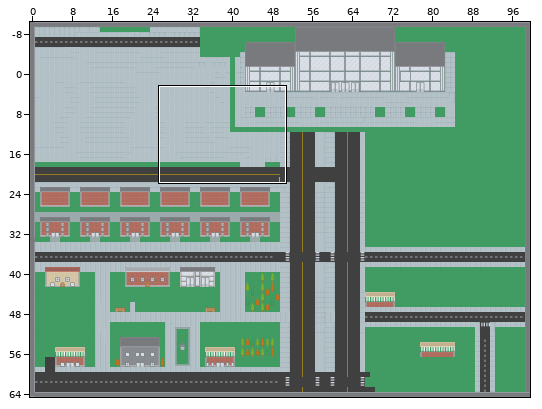
Tiled map: libgdx/android/assets/house_road.tmx. The picture above shows the old version from afar; the outline marks the close-up.
Close-up. The starting point:
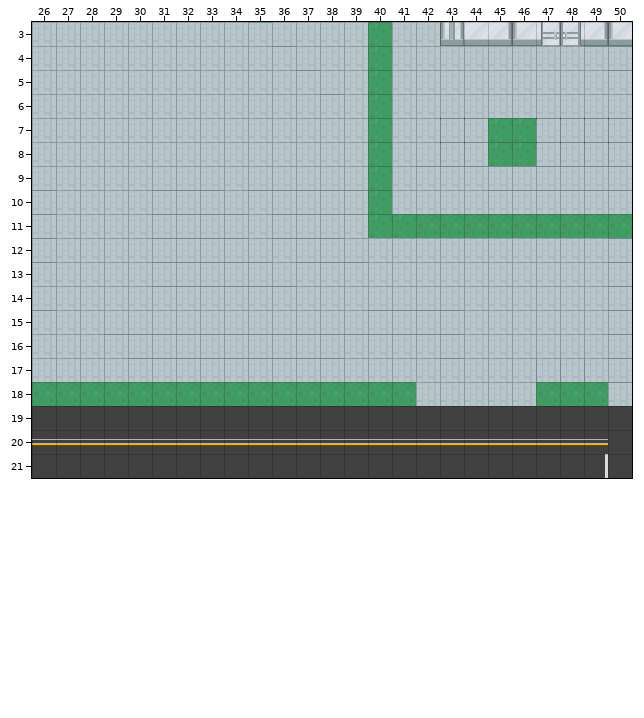
Cells are 16x16 px. Shown: x 26..50, y 3..21. The commit also changed other parts of the map, which this record leaves out. The old version is drawn lined up with the new one.
The result:
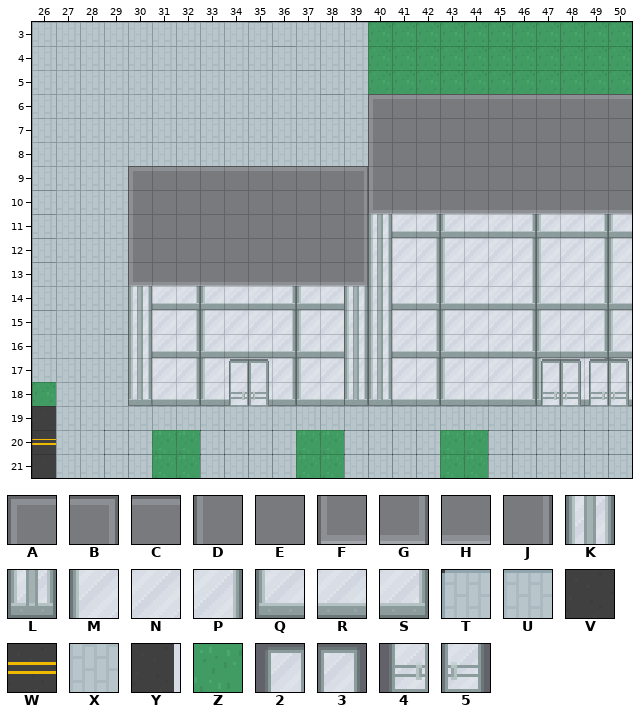
Key: from "roguelikeCity_magenta": A 8, B 9, C 10, D 11, E 14, F 45, G 46, H 47, J 48, K 271, L 308, M 346, N 347, P 348, Q 383, R 384, S 385, T 709, U 710, V 714, W 716, X 747, Y 794, Z 889, 2 911, 3 912, 4 948, 5 949.
_ is an empty cell, # one hidden under a higher layer.
Diff:
map size 100x75 -> 100x65 cells (old content now starts at 0,-10; both pictures use the new coordinates)
Layer "road":
y 3: x 41..50 XX######## -> __________
y 4: x 41..50 XXXXXXXXUU -> __________
y 5: x 41..50 XXXXXXXXXU -> __________
y 18: x 27..29 ___ -> XXX; x 42 X -> #; x 44..46 XXX -> ###
y 19: x 27..50 VVVVVVVVVVVVVVVVVVVVVVVV -> XXXXXXXXXXXXXXXXXXXXXXXX
y 20: x 27..50 WWWWWWWWWWWWWWWWWWWWWWWV -> XXTTZZTTTTZZTTTTZZTTTTTT
y 21: x 27..50 VVVVVVVVVVVVVVVVVVVVVVYV -> XXTTZZTTTTZZTTTTZZTTTTTT
Layer "Buildings":
y 3: x 43..50 LRSQRRSQ -> ________
y 6: x 40..50 ___________ -> ACCCCCCCCCC
y 7..8: x 40..50 ___________ -> DEEEEEEEEEE
y 9: x 30..50 _____________________ -> ACCCCCCCCBDEEEEEEEEEE
y 10: x 30..50 _____________________ -> DEEEEEEEEJFHHHHHHHHHH
y 11: x 30..50 _____________________ -> DEEEEEEEEJKRSQRRSQRSQ
y 12: x 30..50 _____________________ -> DEEEEEEEEJKNPMNNPMNPM
y 13: x 30..50 _____________________ -> FHHHHHHHHGKNPMNNPMNPM
y 14: x 30..50 _____________________ -> KRSQRRSQRKKRSQRRSQRSQ
y 15: x 30..50 _____________________ -> KNPMNNPMNKKNPMNNPMNPM
y 16: x 30..50 _____________________ -> KRSQRRSQRKKRSQRRSQRSQ
y 17: x 30..50 _____________________ -> KNPMNNPMNKKNPMNNPMNPM
y 18: x 30..50 _____________________ -> LRSQRRSQRLLRSQRRSQRSQ
Layer "Doors and windows":
y 3: x 47..48 45 -> __
y 17: x 34..35 __ -> 23; x 47..50 ____ -> 2323
y 18: x 34..35 __ -> 45; x 47..50 ____ -> 4545
Pixel boxes of the changes (left, top, right, bottom) in both close-ups:
changed: (56, 22, 632, 478)
